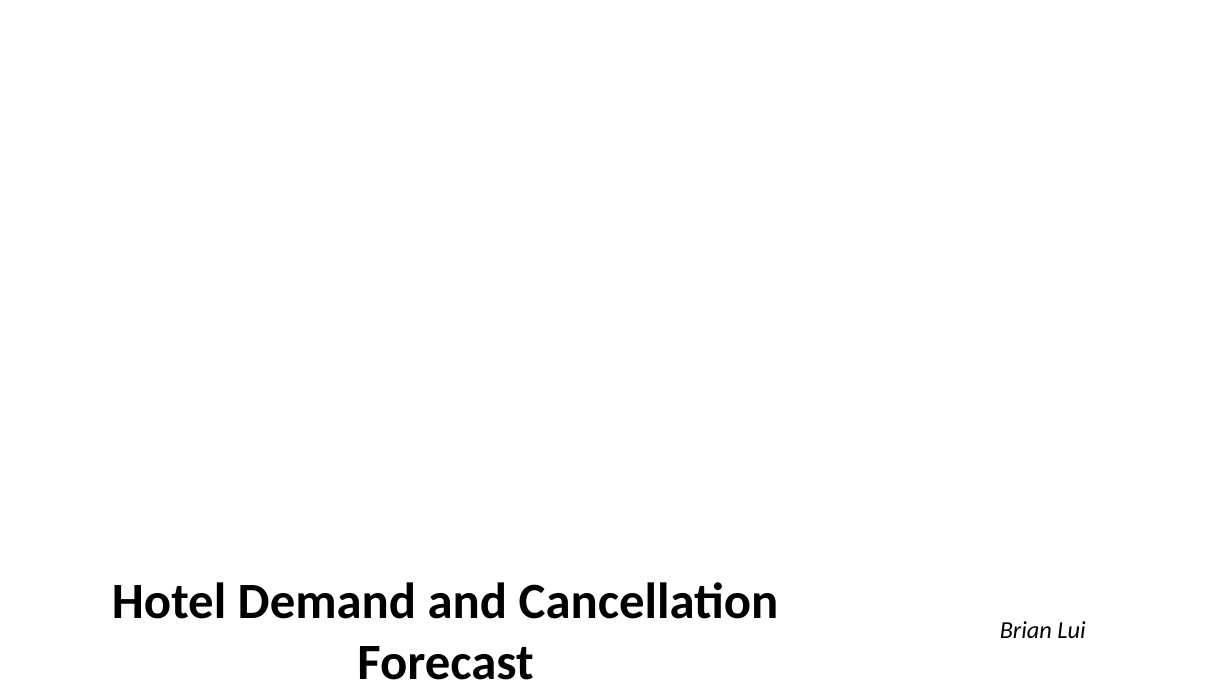
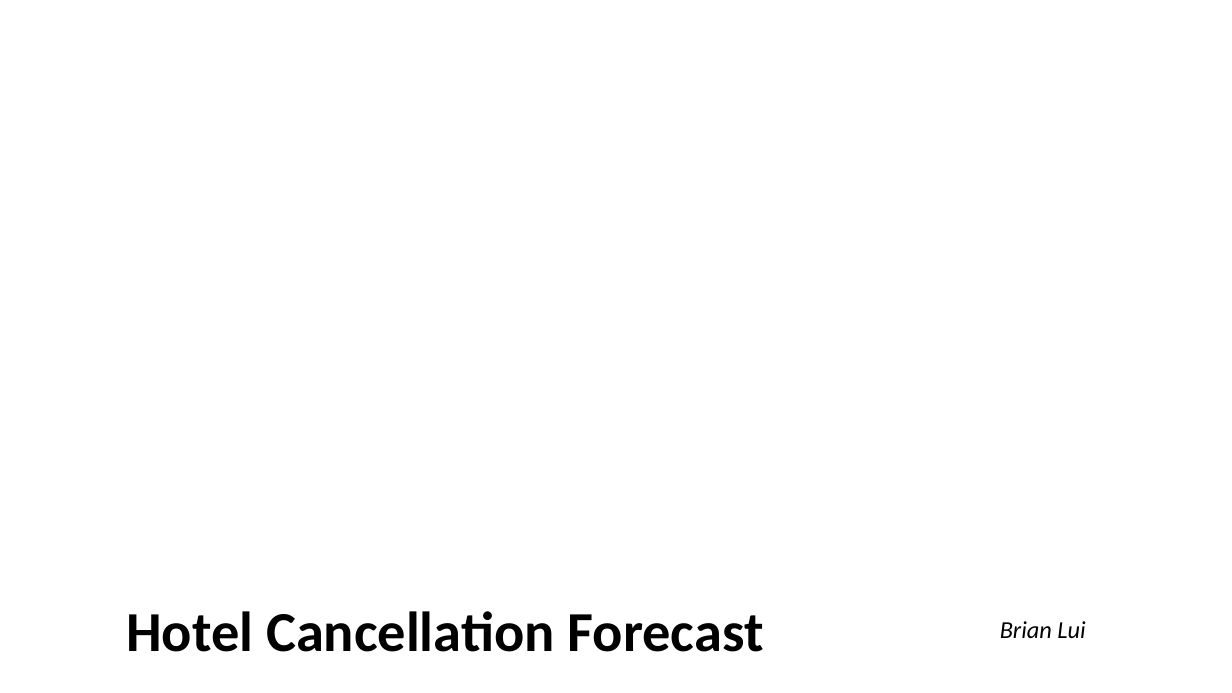
Before and after one commit to briantlui/predictive-model, a slide deck: slide 1 of docs/Sprint3_Presentation.pptx. Drawn at 1232x693 pixels with LibreOffice and Linux fonts; fonts in the diff are those of the drawing; background and template pictures are left out. Boxes give left, top, right and bottom in pixels: in the first picture for what was removed or moved away, otherwise in the second. Text is boxed around its words. In the diff, an @@ line names an element or a change of style, - is before the commit and + after.

```diff
--- a/docs/Sprint3_Presentation.pptx
+++ b/docs/Sprint3_Presentation.pptx
@@ title at (126,611,764,652): text changed; size 39.6 to 44 pt @@
-Hotel Demand and Cancellation Forecast
+Hotel Cancellation Forecast
```
Also in this commit, not shown: 9 other slides changed, 3 slides added, 1 slide removed, 1 other file.
